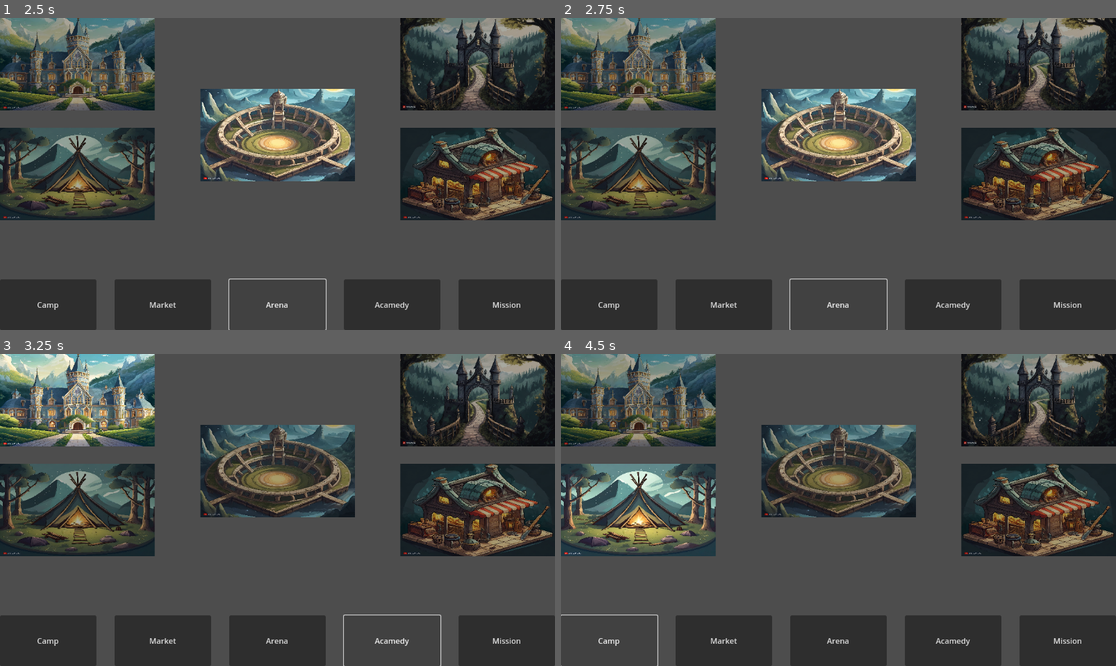
Above: before the commit, frames 1-4 (two rows, left to right).
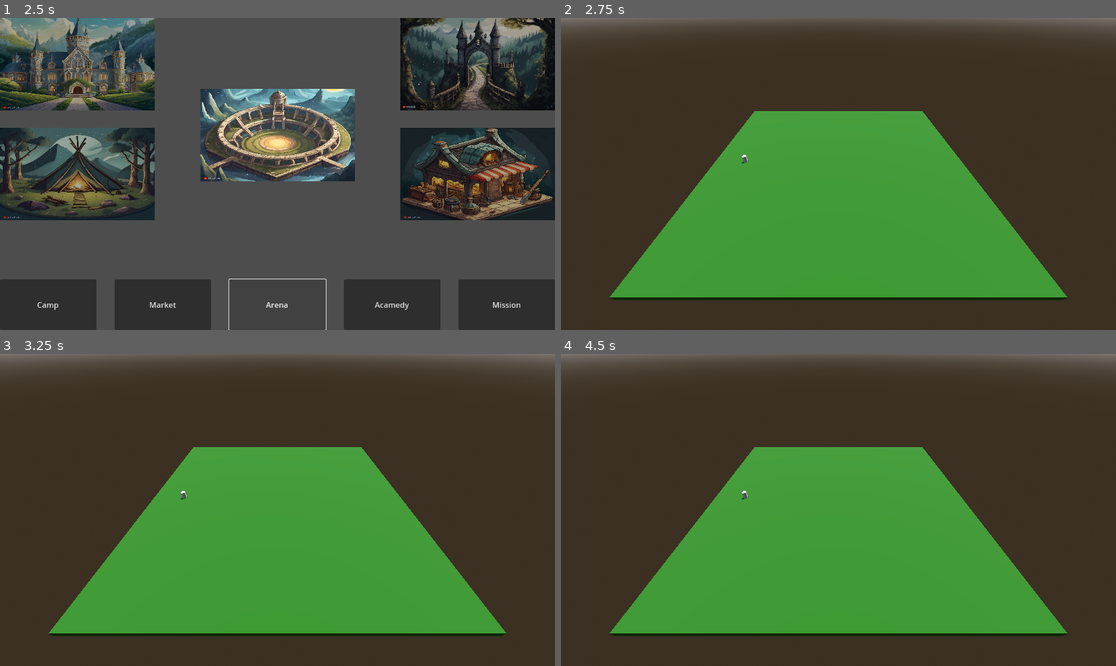
Above: after the commit, the same moments.

Repository: ualisars/ManagementPrototype
Game: Godot game, scene res://Interface/player_interface.tscn
The game is run twice, just before and just after one commit, with the same random seed, the same clock (stepped at 60 frames per second) and the same inputs.
Inputs (mouse positions are in pixels of both pictures, inside the frame that each line leads up to):
- Up to frame 1 (2.5 s): click "Camp" at 0.5 s; click "Market" at 1.25 s; click "Arena" at 2 s
- Up to frame 2 (2.75 s): no input
- Up to frame 3 (3.25 s): click (394, 641) at 2.75 s, where only the run before the commit has a clickable "Acamedy"
- Up to frame 4 (4.5 s): click (1066, 641) at 3.5 s, where only the run before the commit has a clickable "Mission"; click (610, 641) at 4.25 s, where only the run before the commit has a clickable "Camp"

Frame 1 is identical in both runs. In frame 2, 85% of the frame differs, in the area x 0-100%, y 0-100%; in frame 3, 86%; in frame 4, 86%.

Commit message:
add arena scene

Diff:
--- /dev/null
+++ b/Characters/character.tscn
@@ -0,0 +1,9 @@
+[gd_scene load_steps=2 format=3 uid="uid://bhgcgbcjowf80"]
+
+[sub_resource type="CylinderMesh" id="CylinderMesh_3pw2q"]
+
+[node name="Character" type="Node3D"]
+
+[node name="MeshInstance3D" type="MeshInstance3D" parent="."]
+transform = Transform3D(1, 0, 0, 0, 1, 0, 0, 0, 1, 0, 1, 0)
+mesh = SubResource("CylinderMesh_3pw2q")
--- a/Interface/activity_icon.gd
+++ b/Interface/activity_icon.gd
@@ -1,4 +1,6 @@
 extends TextureRect
+
+@export_file("*.tscn") var scene_file
 
 var default_modulate = "a9a9a9"
 var hover_modulate = "ffffff"
@@ -14,3 +16,8 @@
 
 func on_hover_exited():
 	modulate = default_modulate
+
+func open_scene():
+	var tween = create_tween()
+	tween.tween_interval(0.5)
+	tween.tween_callback(get_tree().change_scene_to_file.bind(scene_file))
--- a/Interface/activity_icon.tscn
+++ b/Interface/activity_icon.tscn
@@ -3,7 +3,7 @@
 [ext_resource type="Texture2D" uid="uid://v0bojmxotor7" path="res://Images/Firefly magical academy, dark fantasy style and medieval style. Use soft colors. In the summer. For .jpg" id="1_4v6rk"]
 [ext_resource type="Script" path="res://Interface/activity_icon.gd" id="2_i7s6w"]
 
-[node name="Acamedy" type="TextureRect"]
+[node name="ActivityIcon" type="TextureRect"]
 modulate = Color(0.662745, 0.662745, 0.662745, 1)
 offset_right = 321.0
 offset_bottom = 192.0
--- a/Interface/bottom_menu_button.gd
+++ b/Interface/bottom_menu_button.gd
@@ -2,18 +2,9 @@
 
 @export var linked_activity_icon: Control
 
-# Called when the node enters the scene tree for the first time.
-func _ready() -> void:
-	pass
-
-
-# Called every frame. 'delta' is the elapsed time since the previous frame.
-func _process(delta: float) -> void:
-	pass
-
 
 func _on_pressed() -> void:
-	pass
+	linked_activity_icon.open_scene()
 
 
 func _on_mouse_entered() -> void:
--- a/Interface/player_interface.tscn
+++ b/Interface/player_interface.tscn
@@ -42,6 +42,7 @@
 grow_horizontal = 2
 grow_vertical = 2
 texture = ExtResource("3_x4q11")
+scene_file = "res://Scenes/arena_scene.tscn"
 
 [node name="Camp" parent="." instance=ExtResource("1_rlvvm")]
 layout_mode = 1
--- /dev/null
+++ b/Scenes/arena_scene.tscn
@@ -0,0 +1,40 @@
+[gd_scene load_steps=6 format=3 uid="uid://dfljp550085pr"]
+
+[ext_resource type="PackedScene" uid="uid://bhgcgbcjowf80" path="res://Characters/character.tscn" id="1_qe8ff"]
+
+[sub_resource type="ProceduralSkyMaterial" id="ProceduralSkyMaterial_2b24a"]
+sky_horizon_color = Color(0.64625, 0.65575, 0.67075, 1)
+ground_horizon_color = Color(0.64625, 0.65575, 0.67075, 1)
+
+[sub_resource type="Sky" id="Sky_8tidx"]
+sky_material = SubResource("ProceduralSkyMaterial_2b24a")
+
+[sub_resource type="Environment" id="Environment_u444d"]
+background_mode = 2
+sky = SubResource("Sky_8tidx")
+tonemap_mode = 2
+glow_enabled = true
+
+[sub_resource type="StandardMaterial3D" id="StandardMaterial3D_yagnh"]
+albedo_color = Color(0.101961, 0.294118, 0, 1)
+
+[node name="ArenaScene" type="Node3D"]
+
+[node name="DirectionalLight3D" type="DirectionalLight3D" parent="."]
+transform = Transform3D(-0.866023, -0.433016, 0.250001, 0, 0.499998, 0.866027, -0.500003, 0.749999, -0.43301, 0, 0, 0)
+shadow_enabled = true
+
+[node name="WorldEnvironment" type="WorldEnvironment" parent="."]
+environment = SubResource("Environment_u444d")
+
+[node name="MapObject" type="Node3D" parent="."]
+
+[node name="Terrain" type="CSGBox3D" parent="MapObject"]
+size = Vector3(60, 1, 60)
+material = SubResource("StandardMaterial3D_yagnh")
+
+[node name="Camera3D" type="Camera3D" parent="."]
+transform = Transform3D(1, 0, 0, 0, 0.766044, 0.642788, 0, -0.642788, 0.766044, 0, 30, 40)
+
+[node name="Character" parent="." instance=ExtResource("1_qe8ff")]
+transform = Transform3D(1, 0, 0, 0, 1, 0, 0, 0, 1, -22.6151, 0, 0)
